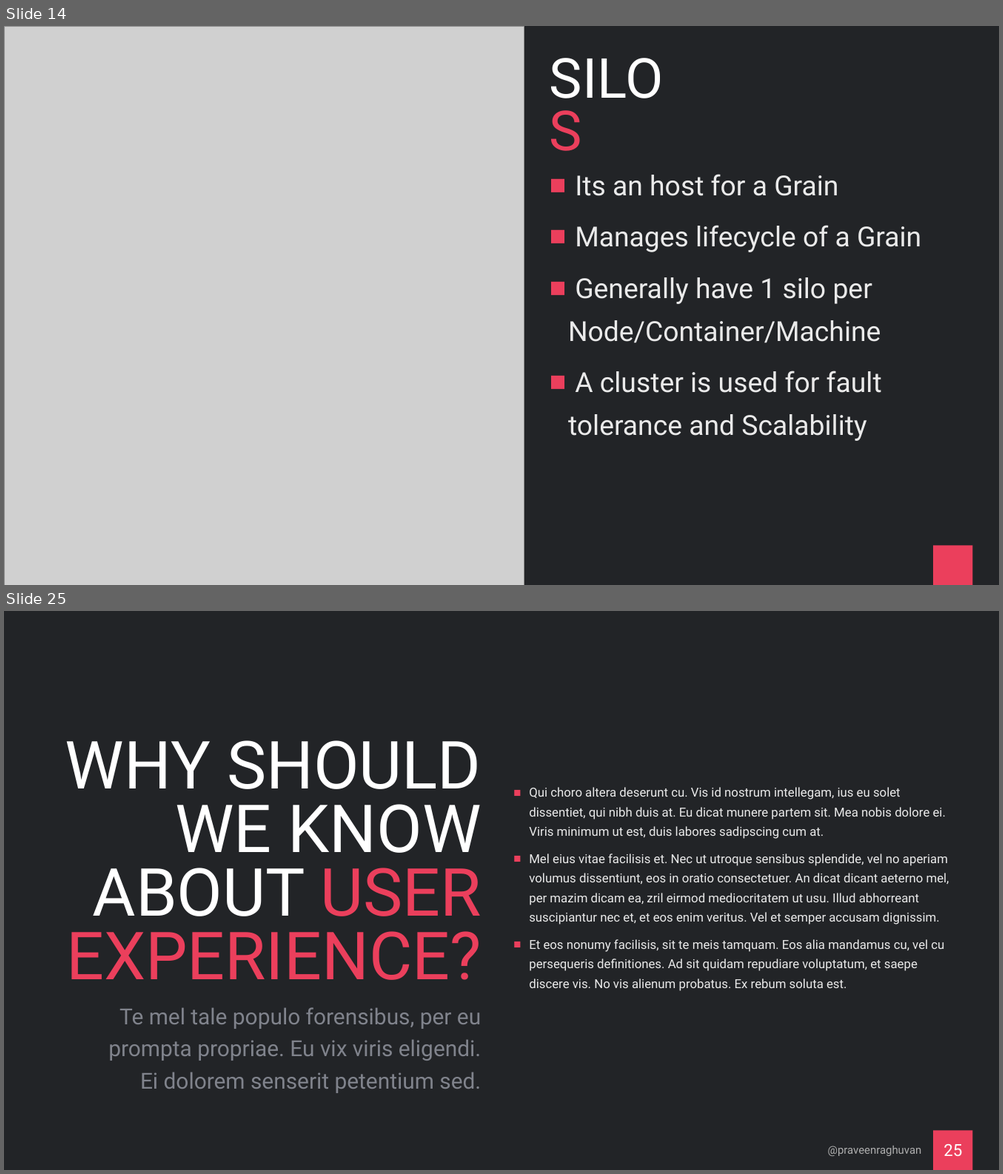
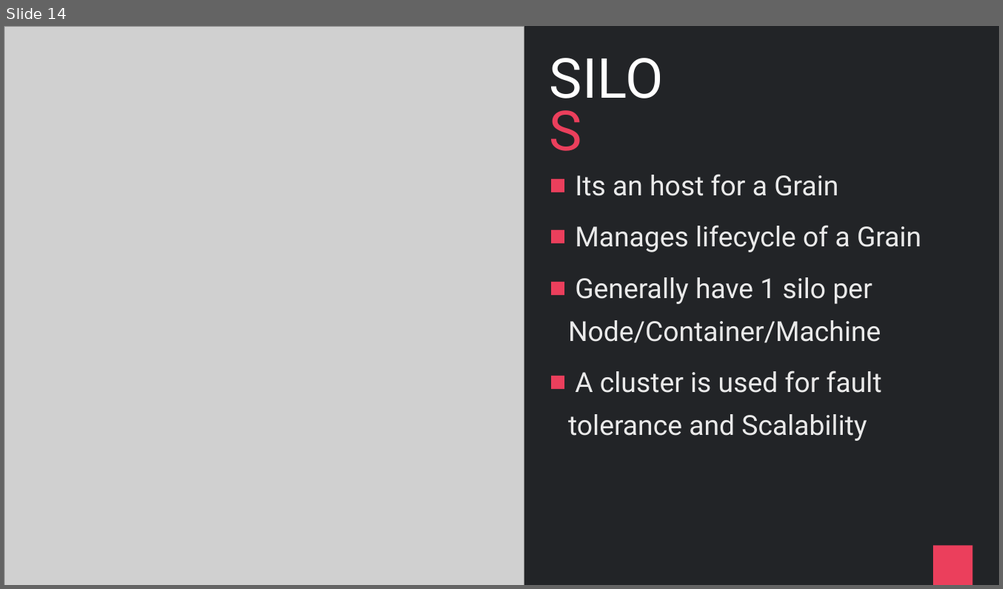
Before and after one commit to praveenraghuvanshi/tech-sessions, a slide deck: drafts/Orleans/ppt/Orleans_draft.pptx. Shown one above the other, each under a label of ours: slides 14 and 25 before the commit, slide 14 after it; the slides between them are not shown. The pictures are 1003x1174 and 1003x589 pixels, drawn with LibreOffice and Linux fonts; fonts in the diff are those of the drawing; grey boxes stand for pictures. Boxes give left, top, right and bottom in pixels: in the first picture for what was removed or moved away, otherwise in the second. Text is boxed around its words. In the diff, an @@ line names an element or a change of style, - is before the commit and + after.

```diff
--- a/drafts/Orleans/ppt/Orleans_draft.pptx
+++ b/drafts/Orleans/ppt/Orleans_draft.pptx
@@ slide 25 removed at box(4, 611, 999, 1170), background #222427; not listed: 1 template element that a slide beside it also shows @@
@@ title removed at box(65, 741, 481, 980) @@
-WHY SHOULD WE KNOW ABOUT USER EXPERIENCE?
@@ text removed at box(529, 787, 949, 991) @@
-■ Qui choro altera deserunt cu. Vis id nostrum intellegam, ius eu solet dissentiet, qui nibh duis at. Eu dicat munere partem sit. Mea nobis dolore ei. Viris minimum ut est, duis labores sadipscing cum at.
-■ Mel eius vitae facilisis et. Nec ut utroque sensibus splendide, vel no aperiam volumus dissentiunt, eos in oratio consectetuer. An dicat dicant aeterno mel, per mazim dicam ea, zril eirmod mediocritatem ut usu. Illud abhorreant suscipiantur nec et, et eos enim veritus. Vel et semper accusam dignissim.
-■ Et eos nonumy facilisis, sit te meis tamquam. Eos alia mandamus cu, vel cu persequeris definitiones. Ad sit quidam repudiare voluptatum, et saepe discere vis. No vis alienum probatus. Ex rebum soluta est.
@@ text removed at box(108, 1008, 481, 1093) @@
-Te mel tale populo forensibus, per eu prompta propriae. Eu vix viris eligendi.
-Ei dolorem senserit petentium sed.
@@ text removed at box(828, 1146, 922, 1156) @@
-@praveenraghuvan
@@ page number removed at box(943, 1145, 962, 1156) @@
-25
```
Also in this commit, not shown: 4 slides changed, 4 slides added, 65 other slides removed, 7 other files.
